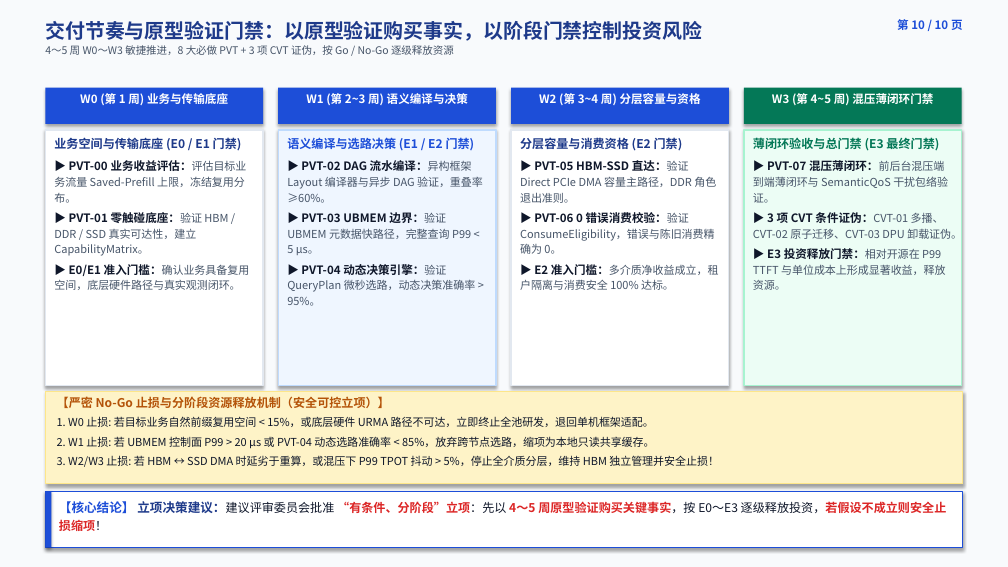
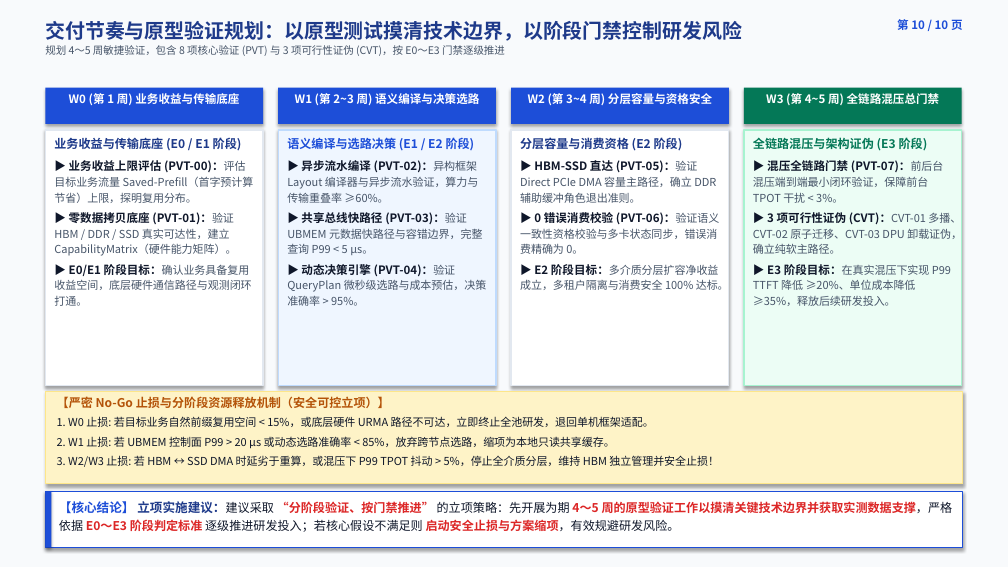
Before and after one commit to stonetree/reports, a slide deck: slide 11 of kvcache/unified_kv_memory/统一异构KVCache存储池_第一方推理基础设施立项汇报_10页精美图表增强版_20260814.pptx (slide 10 before the commit). Drawn at 1008x567 pixels with LibreOffice and Linux fonts; fonts in the diff are those of the drawing. Boxes give left, top, right and bottom in pixels: in the first picture for what was removed or moved away, otherwise in the second. Text is boxed around its words. In the diff, an @@ line names an element or a change of style, - is before the commit and + after.

```diff
--- a/kvcache/unified_kv_memory/统一异构KVCache存储池_第一方推理基础设施立项汇报_10页精美图表增强版_20260814.pptx
+++ b/kvcache/unified_kv_memory/统一异构KVCache存储池_第一方推理基础设施立项汇报_10页精美图表增强版_20260814.pptx
@@ text at [45,21,742,56]: text changed @@
-交付节奏与原型验证门禁：以原型验证购买事实，以阶段门禁控制投资风险
-4～5 周 W0～W3 敏捷推进，8 大必做 PVT + 3 项 CVT 证伪，按 Go / No-Go 逐级释放资源
+交付节奏与原型验证规划：以原型测试摸清技术边界，以阶段门禁控制研发风险
+规划 4～5 周敏捷验证，包含 8 项核心验证 (PVT) 与 3 项可行性证伪 (CVT)，按 E0～E3 门禁逐级推进
@@ text at [69,93,239,105]: text changed @@
-W0 (第 1 周) 业务与传输底座
+W0 (第 1 周) 业务收益与传输底座
@@ text at [295,93,479,105]: text changed @@
-W1 (第 2~3 周) 语义编译与决策
+W1 (第 2~3 周) 语义编译与决策选路
@@ text at [528,93,712,105]: text changed @@
-W2 (第 3~4 周) 分层容量与资格
+W2 (第 3~4 周) 分层容量与资格安全
@@ text at [766,93,940,105]: text changed @@
-W3 (第 4~5 周) 混压薄闭环门禁
+W3 (第 4~5 周) 全链路混压总门禁
@@ text at [54,137,254,306]: text changed @@
-业务空间与传输底座 (E0 / E1 门禁)
-▶ PVT-00 业务收益评估：评估目标业务流量 Saved-Prefill 上限，冻结复用分布。
-▶ PVT-01 零触碰底座：验证 HBM / DDR / SSD 真实可达性，建立 CapabilityMatrix。
-▶ E0/E1 准入门槛：确认业务具备复用空间，底层硬件路径与真实观测闭环。
+业务收益与传输底座 (E0 / E1 阶段)
+▶ 业务收益上限评估 (PVT-00)：评估目标业务流量 Saved-Prefill（首字预计算节省）上限，探明复用分布。
+▶ 零数据拷贝底座 (PVT-01)：验证 HBM / DDR / SSD 真实可达性，建立 CapabilityMatrix（硬件能力矩阵）。
+▶ E0/E1 阶段目标：确认业务具备复用收益空间，底层硬件通信路径与观测闭环打通。
@@ text at [287,137,487,306]: text changed @@
-语义编译与选路决策 (E1 / E2 门禁)
-▶ PVT-02 DAG 流水编译：异构框架 Layout 编译器与异步 DAG 验证，重叠率 ≥60%。
-▶ PVT-03 UBMEM 边界：验证 UBMEM 元数据快路径，完整查询 P99 < 5 µs。
-▶ PVT-04 动态决策引擎：验证 QueryPlan 微秒选路，动态决策准确率 > 95%。
+语义编译与选路决策 (E1 / E2 阶段)
+▶ 异步流水编译 (PVT-02)：异构框架 Layout 编译器与异步流水验证，算力与传输重叠率 ≥60%。
+▶ 共享总线快路径 (PVT-03)：验证 UBMEM 元数据快路径与容错边界，完整查询 P99 < 5 µs。
+▶ 动态决策引擎 (PVT-04)：验证 QueryPlan 微秒级选路与成本预估，决策准确率 > 95%。
@@ text at [520,137,729,290]: text changed @@
-分层容量与消费资格 (E2 门禁)
-▶ PVT-05 HBM-SSD 直达：验证 Direct PCIe DMA 容量主路径，DDR 角色退出准则。
-▶ PVT-06 0 错误消费校验：验证 ConsumeEligibility，错误与陈旧消费精确为 0。
-▶ E2 准入门槛：多介质净收益成立，租户隔离与消费安全 100% 达标。
+分层容量与消费资格 (E2 阶段)
+▶ HBM-SSD 直达 (PVT-05)：验证 Direct PCIe DMA 容量主路径，确立 DDR 辅助缓冲角色退出准则。
+▶ 0 错误消费校验 (PVT-06)：验证语义一致性资格校验与多卡状态同步，错误消费精确为 0。
+▶ E2 阶段目标：多介质分层扩容净收益成立，多租户隔离与消费安全 100% 达标。
@@ text at [753,137,962,306]: text changed @@
-薄闭环验收与总门禁 (E3 最终门禁)
-▶ PVT-07 混压薄闭环：前后台混压端到端薄闭环与 SemanticQoS 干扰包络验证。
-▶ 3 项 CVT 条件证伪：CVT-01 多播、CVT-02 原子迁移、CVT-03 DPU 卸载证伪。
-▶ E3 投资释放门禁：相对开源在 P99 TTFT 与单位成本上形成显著收益，释放资源。
+全链路混压与架构证伪 (E3 阶段)
+▶ 混压全链路门禁 (PVT-07)：前后台混压端到端最小闭环验证，保障前台 TPOT 干扰 < 3%。
+▶ 3 项可行性证伪 (CVT)：CVT-01 多播、CVT-02 原子迁移、CVT-03 DPU 卸载证伪，确立纯软主路径。
+▶ E3 阶段目标：在真实混压下实现 P99 TTFT 降低 ≥20%、单位成本降低 ≥35%，释放后续研发投入。
@@ text at [57,436,615,449]: text changed @@
-2. W1 止损: 若 UBMEM 控制面 P99 > 20 µs 或 PVT-04 动态选路准确率 < 85%，放弃跨节点选路，缩项为本地只读共享缓存。
+2. W1 止损: 若 UBMEM 控制面 P99 > 20 µs 或动态选路准确率 < 85%，放弃跨节点选路，缩项为本地只读共享缓存。
@@ text at [59,501,953,532]: text changed @@
-【核心结论】 立项决策建议：建议评审委员会批准 “有条件、分阶段”立项：先以 4～5 周原型验证购买关键事实，按 E0～E3 逐级释放投资，若假设不成立则安全止损缩项！
+【核心结论】 立项实施建议：建议采取 “分阶段验证、按门禁推进” 的立项策略：先开展为期 4～5 周的原型验证工作以摸清关键技术边界并获取实测数据支撑，严格依据 E0～E3 阶段判定标准 逐级推进研发投入；若核心假设不满足则 启动安全止损与方案缩项，有效规避研发风险。
```
Also in this commit, not shown: 9 other slides changed, 2 slides added, 10 other files.
